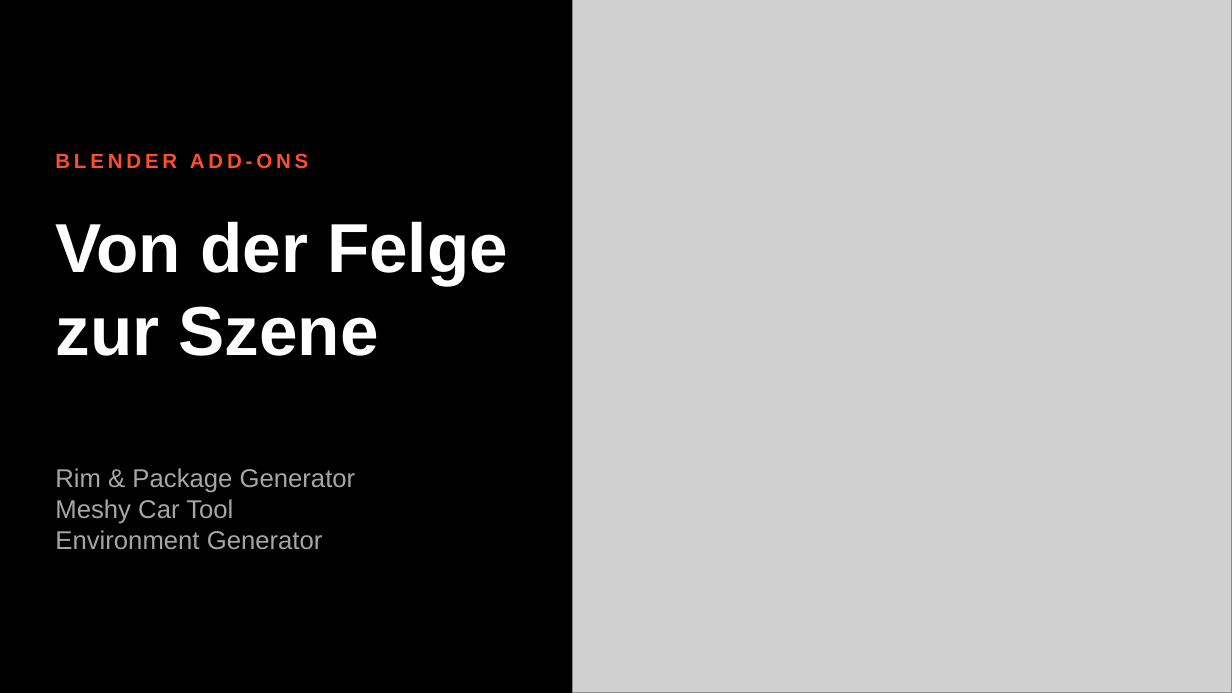
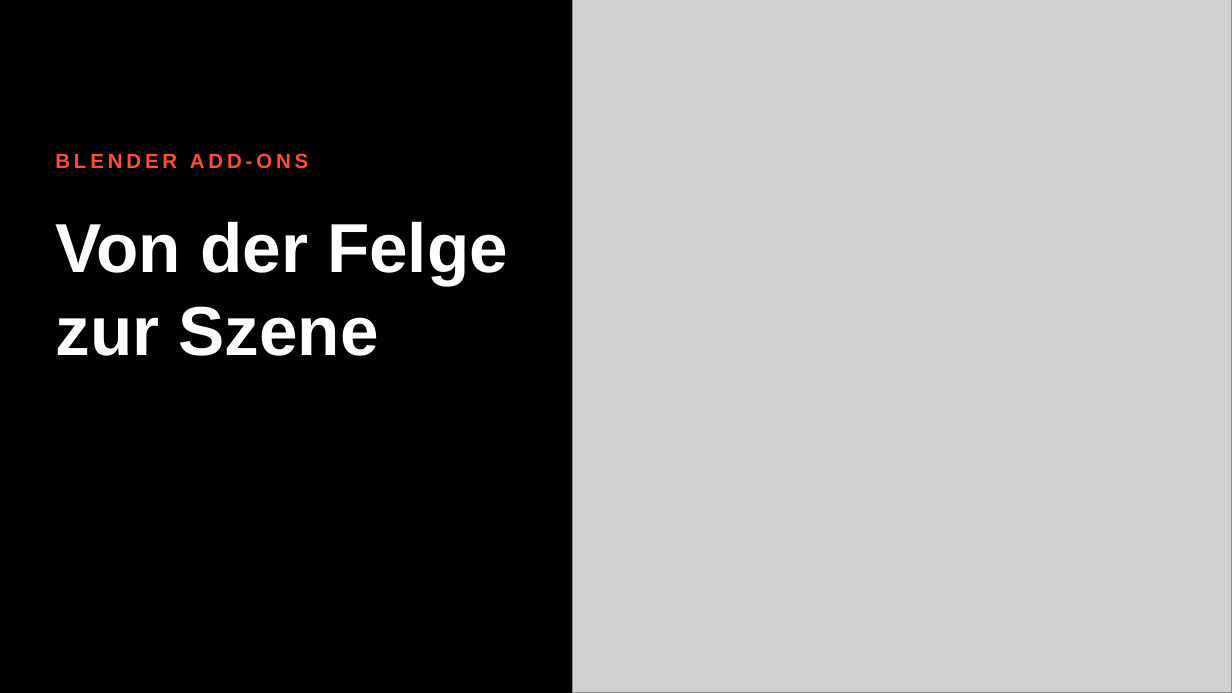
Before and after one commit to 5jn2zm8msr-ship-it/Test01, a slide deck: slide 1 of praesentation/Felgen_Add-ons.pptx. Drawn at 1232x693 pixels with LibreOffice and Linux fonts; fonts in the diff are those of the drawing; grey boxes stand for pictures. Boxes give left, top, right and bottom in pixels: in the first picture for what was removed or moved away, otherwise in the second. Text is boxed around its words. In the diff, an @@ line names an element or a change of style, - is before the commit and + after.

```diff
--- a/praesentation/Felgen_Add-ons.pptx
+++ b/praesentation/Felgen_Add-ons.pptx
@@ text removed at (55,468,356,549) @@
-Rim & Package Generator
-Meshy Car Tool
-Environment Generator
```
Also in this commit, not shown: 5 other slides changed, 10 slides added, 10 slides removed, 1 other file.
